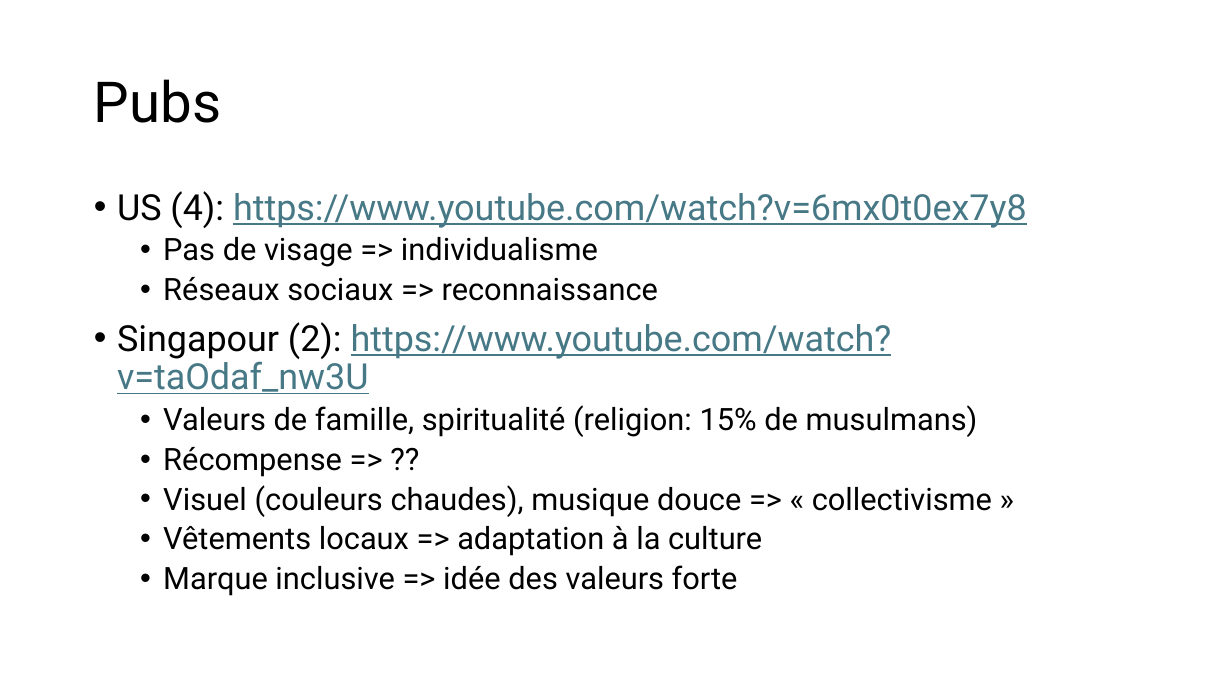
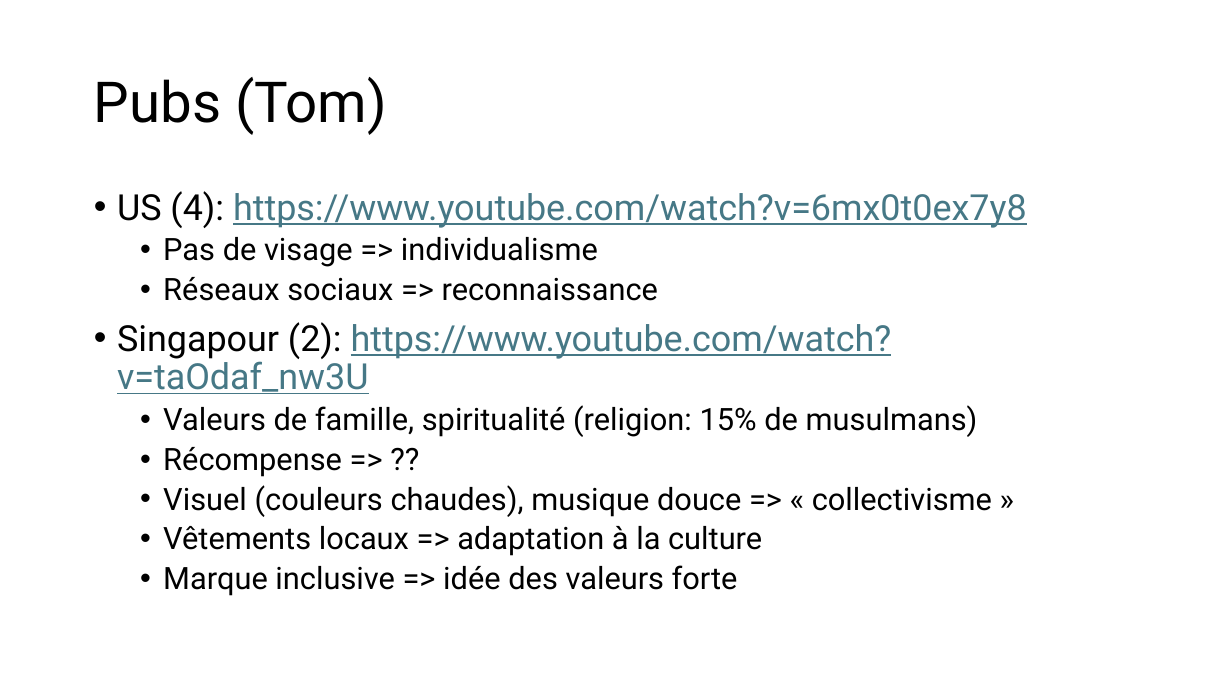
Before and after one commit to Scortail/AnglaisAd, a slide deck: slide 2 of slides.pptx. Drawn at 1232x693 pixels with LibreOffice and Linux fonts; fonts in the diff are those of the drawing. Boxes give left, top, right and bottom in pixels: in the first picture for what was removed or moved away, otherwise in the second. Text is boxed around its words. In the diff, an @@ line names an element or a change of style, - is before the commit and + after.

```diff
--- a/slides.pptx
+++ b/slides.pptx
@@ title at (94,77,387,135): text changed @@
-Pubs
+Pubs (Tom)
```
Also in this commit, not shown: 5 other slides changed, 2 slides added, 1 other file.
